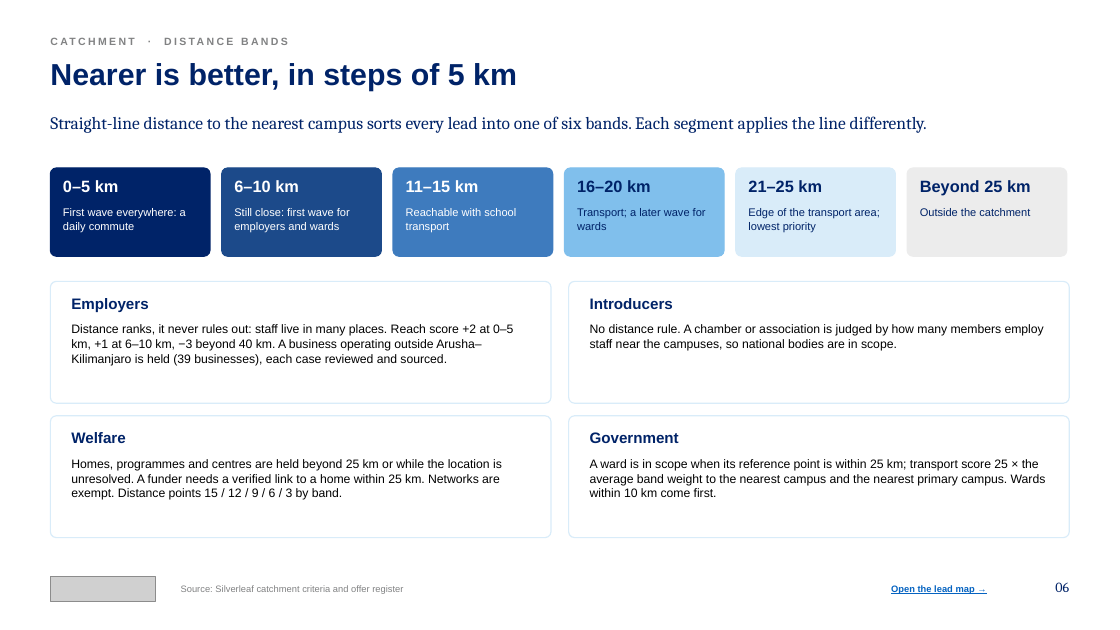
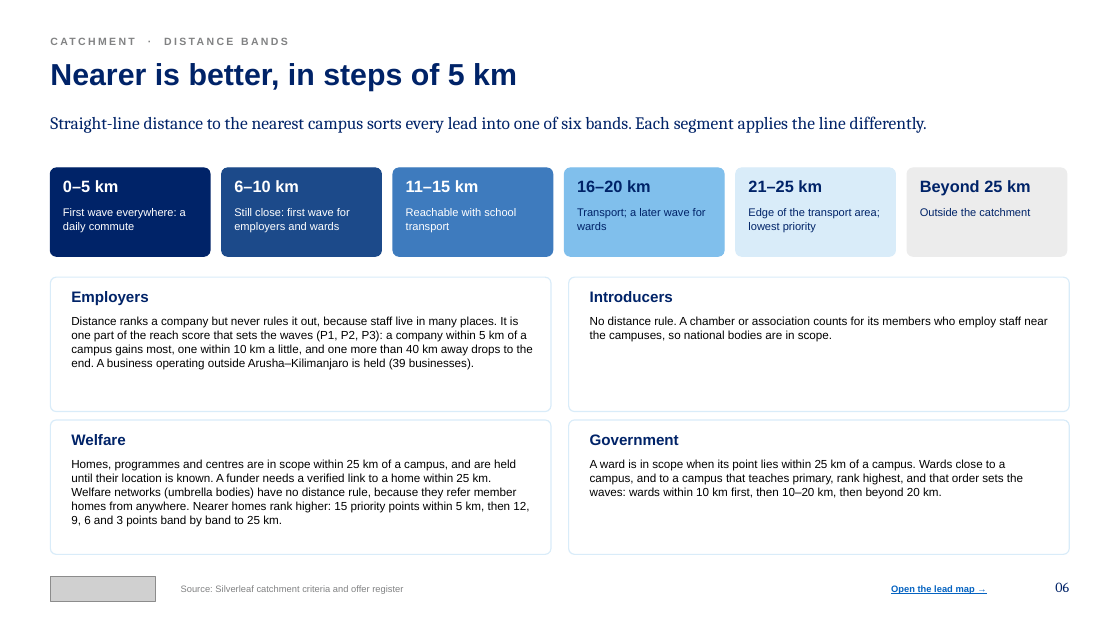
Before and after one commit to Nehemia-joh/Agenticmarketing, a slide deck: slide 6 of outputs/presentations/Silverleaf_Lead_Generation_Strategy_2026-10-12.pptx. Drawn at 1120x630 pixels with LibreOffice and Linux fonts; fonts in the diff are those of the drawing; grey boxes stand for pictures. Boxes give left, top, right and bottom in pixels: in the first picture for what was removed or moved away, otherwise in the second. Text is boxed around its words. In the diff, an @@ line names an element or a change of style, - is before the commit and + after.

```diff
--- a/outputs/presentations/Silverleaf_Lead_Generation_Strategy_2026-10-12.pptx
+++ b/outputs/presentations/Silverleaf_Lead_Generation_Strategy_2026-10-12.pptx
@@ rounded rectangle: place and size @@
-rounded rectangle at [50, 281, 551, 403]
+rounded rectangle at [50, 277, 551, 412]
@@ text "Employers": place and size @@
-text "Employers" at [71, 298, 148, 312]
+text "Employers" at [71, 291, 148, 305]
@@ rounded rectangle: place and size @@
-rounded rectangle at [569, 281, 1070, 403]
+rounded rectangle at [569, 277, 1070, 412]
@@ text "Introducers": place and size @@
-text "Introducers" at [590, 298, 673, 309]
+text "Introducers" at [590, 291, 673, 302]
@@ text at [71, 316, 533, 370]: text changed; size 10.5 to 10 pt @@
-Distance ranks, it never rules out: staff live in many places. Reach score +2 at 0–5 km, +1 at 6–10 km, −3 beyond 40 km. A business operating outside Arusha–Kilimanjaro is held (39 businesses), each case reviewed and sourced.
+Distance ranks a company but never rules it out, because staff live in many places. It is one part of the reach score that sets the waves (P1, P2, P3): a company within 5 km of a campus gains most, one within 10 km a little, and one more than 40 km away drops to the end. A business operating outside Arusha–Kilimanjaro is held (39 businesses).
@@ text at [590, 316, 1047, 342]: text changed; size 10.5 to 10 pt @@
-No distance rule. A chamber or association is judged by how many members employ staff near the campuses, so national bodies are in scope.
+No distance rule. A chamber or association counts for its members who employ staff near the campuses, so national bodies are in scope.
@@ rounded rectangle: place and size @@
-rounded rectangle at [50, 416, 551, 538]
+rounded rectangle at [50, 420, 551, 555]
@@ proportions changed in 4 elements at [50, 277, 551, 412], [569, 277, 1070, 412], [50, 420, 551, 555], [569, 420, 1070, 555] @@
@@ rounded rectangle: place and size @@
-rounded rectangle at [569, 416, 1070, 538]
+rounded rectangle at [569, 420, 1070, 555]
@@ text at [71, 459, 529, 527]: text changed; size 10.5 to 10 pt @@
-Homes, programmes and centres are held beyond 25 km or while the location is unresolved. A funder needs a verified link to a home within 25 km. Networks are exempt. Distance points 15 / 12 / 9 / 6 / 3 by band.
+Homes, programmes and centres are in scope within 25 km of a campus, and are held until their location is known. A funder needs a verified link to a home within 25 km. Welfare networks (umbrella bodies) have no distance rule, because they refer member homes from anywhere. Nearer homes rank higher: 15 priority points within 5 km, then 12, 9, 6 and 3 points band by band to 25 km.
@@ text at [590, 459, 1023, 499]: text changed; size 10.5 to 10 pt @@
-A ward is in scope when its reference point is within 25 km; transport score 25 × the average band weight to the nearest campus and the nearest primary campus. Wards within 10 km come first.
+A ward is in scope when its point lies within 25 km of a campus. Wards close to a campus, and to a campus that teaches primary, rank highest, and that order sets the waves: wards within 10 km first, then 10–20 km, then beyond 20 km.
```
Also in this commit, not shown: 27 other slides changed, 1 slide added, 1 slide removed, 7 other files.
